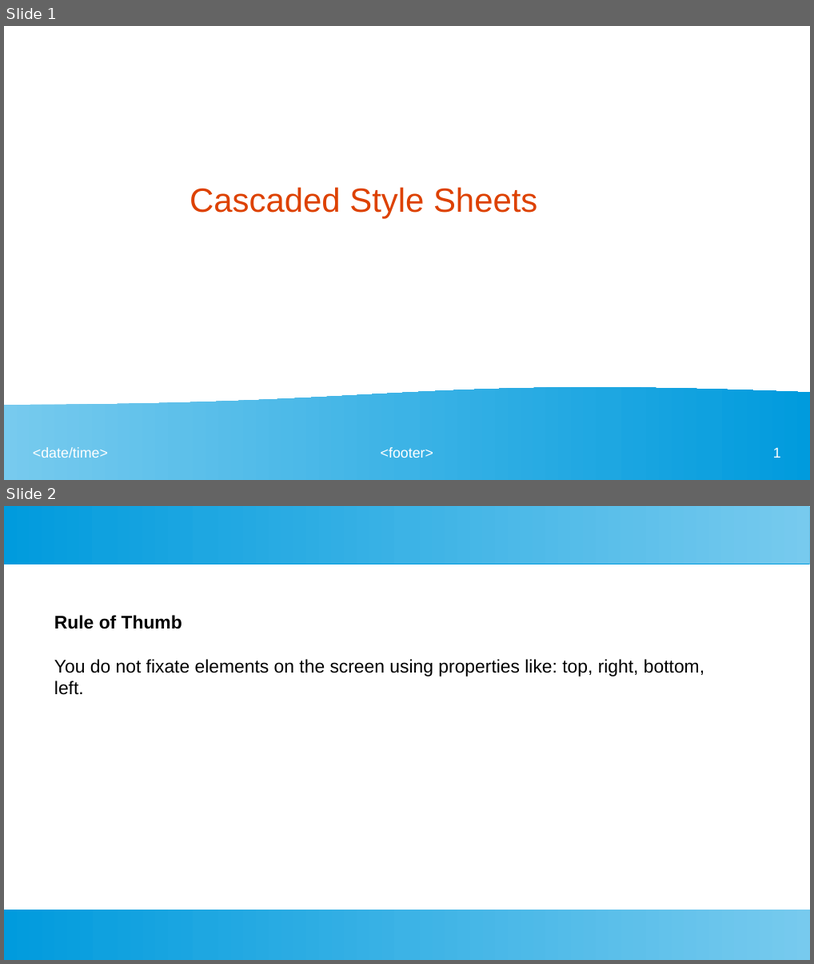
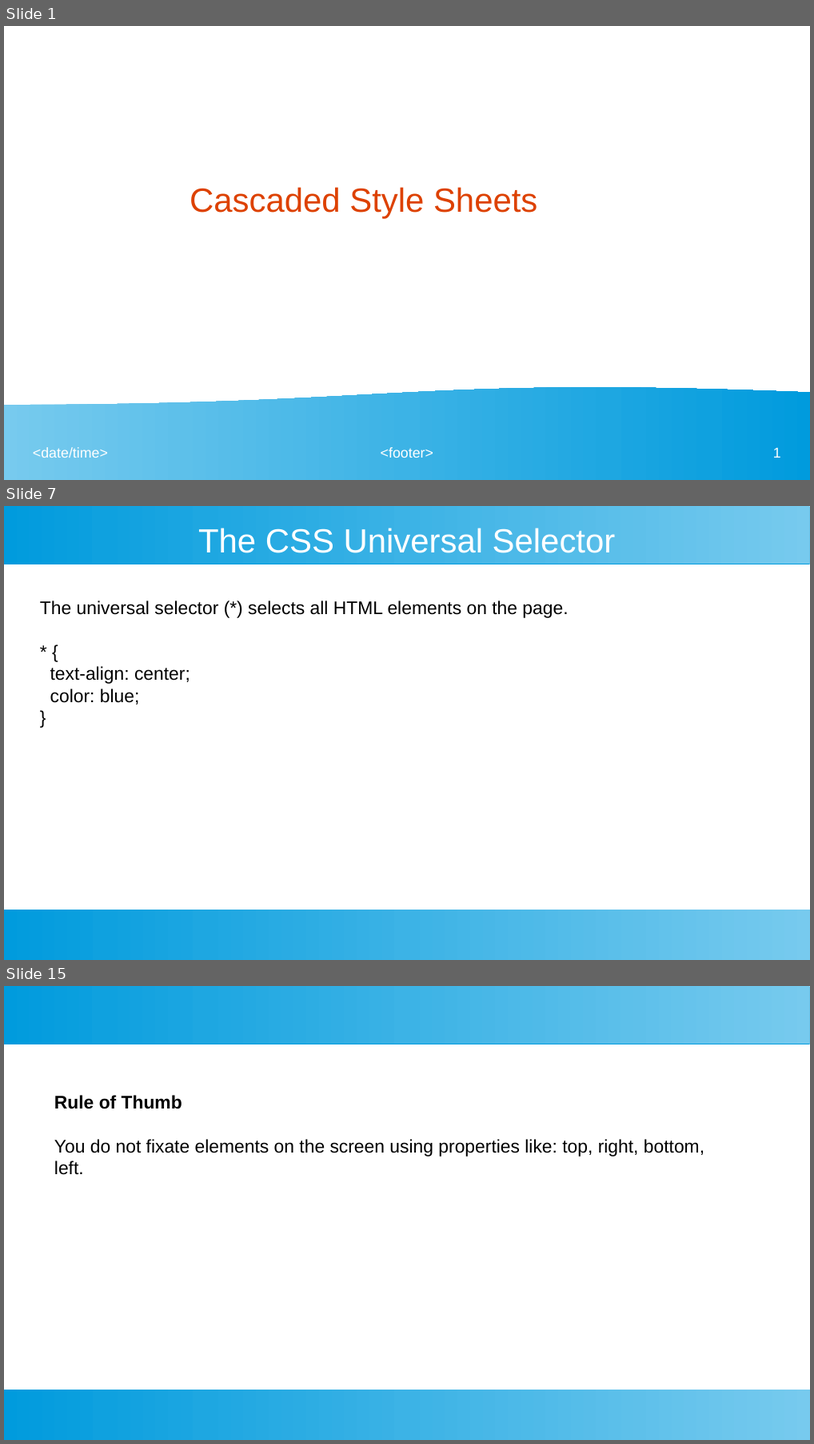
Before and after one commit to ashishjain1547/webDevelopmentCourseUsingFlask, a slide deck: CSS.odp. Shown one above the other, each under a label of ours: slides 1 and 2 before the commit, slides 1, 7 and 15 after it; the slides between them are not shown. The pictures are 814x964 and 814x1444 pixels, drawn with LibreOffice and Linux fonts; fonts in the diff are those of the drawing. Boxes give left, top, right and bottom in pixels: in the first picture for what was removed or moved away, otherwise in the second. Text is boxed around its words. In the diff, an @@ line names an element or a change of style, - is before the commit and + after.

```diff
--- a/CSS.odp
+++ b/CSS.odp
@@ slide 7 added at bbox=[4, 506, 810, 960], background #FFFFFF; not listed: 2 template elements that a slide beside it also shows @@
@@ title added at bbox=[198, 528, 616, 553], 33 pt, text #FFFFFF @@
+The CSS Universal Selector
@@ text added at bbox=[40, 600, 568, 704], 18 pt, text #000000 @@
+The universal selector (*) selects all HTML elements on the page.
+* {
+text-align: center;
+color: blue;
+}
@@ what was slide 2 is now slide 15 @@
```
Also in this commit, not shown: 12 other slides added, 16 other files.
